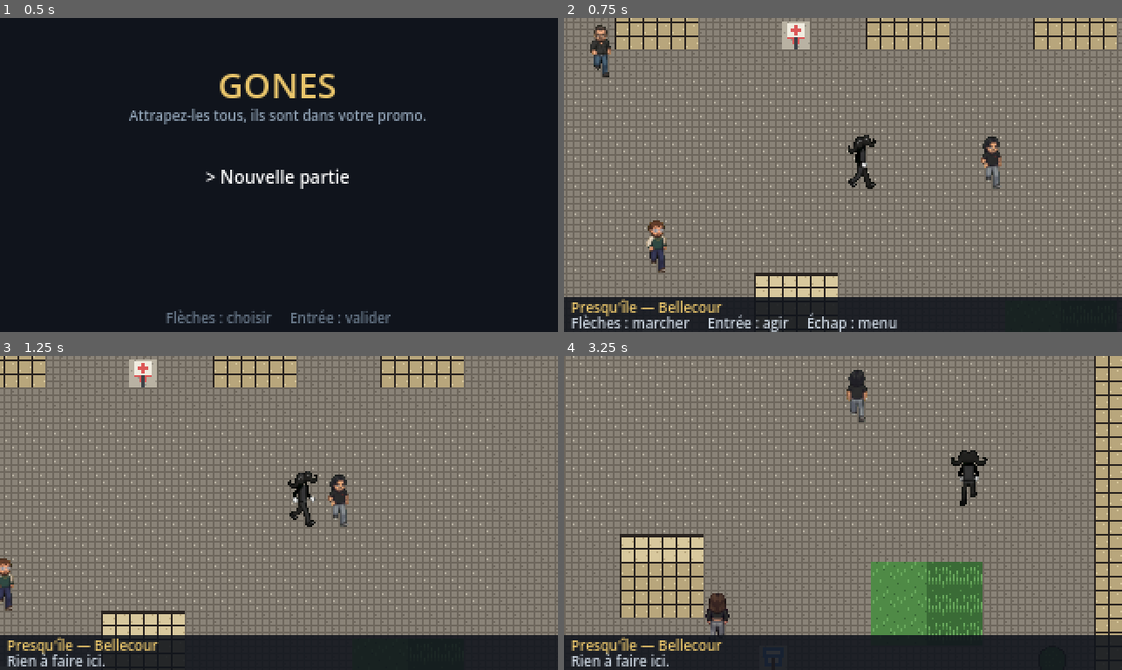
Above: before the commit, frames 1-4 (two rows, left to right).
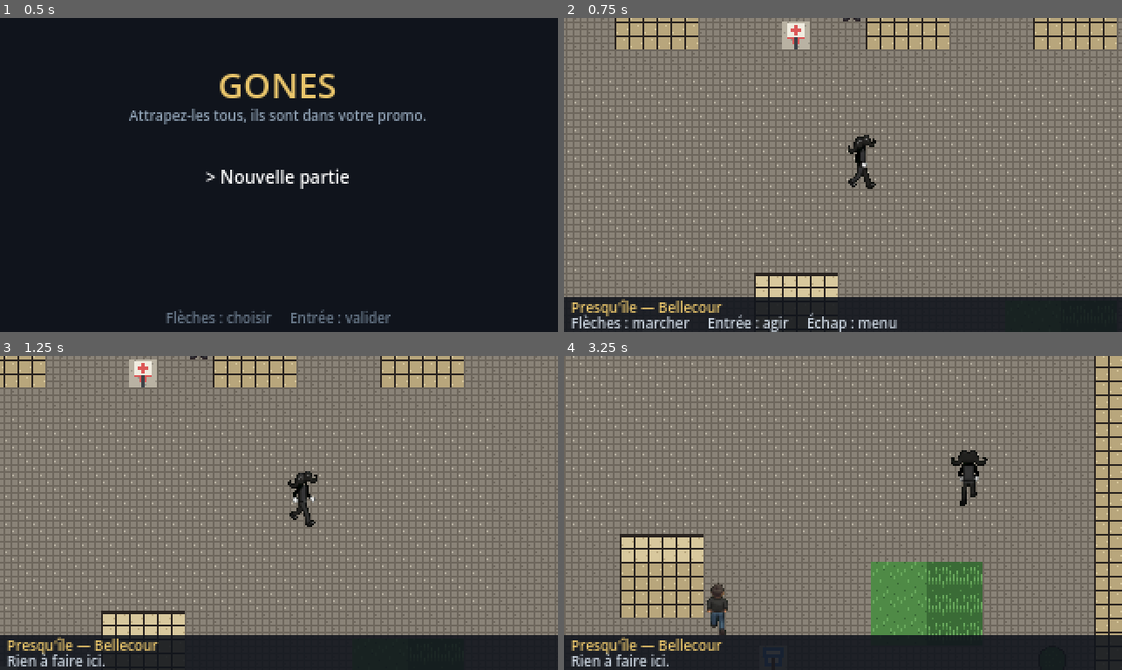
Above: after the commit, the same moments.

Repository: ThibaultGRAND/EEMIDEX
Game: Godot game, scene res://scenes/ui/main_menu.tscn
The game is run twice, just before and just after one commit, with the same random seed, the same clock (stepped at 60 frames per second) and the same inputs.
Inputs:
- Up to frame 1 (0.5 s): no input
- Up to frame 2 (0.75 s): tap Enter (ui_accept) at 0.5 s; hold Right (ui_right) from 0.53 s (still down); tap Tab at 0.6 s
- Up to frame 3 (1.25 s): keep holding Right (ui_right); tap Enter (ui_accept) at 0.77 s
- Up to frame 4 (3.25 s): release Right (ui_right) at 1.28 s; hold Down (ui_down) 1.28-2.03 s; tap Shift at 1.35, 2.85 s; tap Enter (ui_accept) at 1.52, 3.02 s; hold Right (ui_right) 2.03-2.78 s; tap Tab at 2.1 s; hold Up (ui_up) from 2.78 s (still down)

Frame 1 is identical in both runs. In frame 2, 1.2% of the frame differs, in the area x 4-79%, y 0-82%; in frame 3, 0.7%; in frame 4, 0.8%.

Commit message:
PNJ répartis sur toute la carte, ajout de PnjThibaut
- PnjThibaut (image de face seulement : ne se tourne pas, rebond d'1 px)
- PNJ répartis sur les 3 zones, départ au hasard loin du joueur
- plus de rayon par défaut : ils se baladent dans toute leur zone
  (clés optionnelles "case" et "rayon" dans zones.gd)
- CLAUDE.MD : avancement mis à jour

Co-Authored-By: Claude Opus 5.5 <noreply@anthropic.com>

Diff:
--- a/scenes/world/pnj.gd
+++ b/scenes/world/pnj.gd
@@ -13,8 +13,8 @@
 ## Planche 2 foulees x 4 directions (meme ordre que Joueur.Direction),
 ## pieds sur la derniere ligne de chaque case.
 @export var sprite: Texture2D
-## Distance maximale (en cases) a laquelle il s'eloigne de sa case de depart.
-@export var rayon: int = 3
+## Distance maximale (en cases) a sa case de depart ; negatif = toute la zone.
+@export var rayon: int = -1
 
 var cellule: Vector2i = Vector2i.ZERO
 var case_depart: Vector2i = Vector2i.ZERO
--- a/scenes/world/world.gd
+++ b/scenes/world/world.gd
@@ -13,6 +13,8 @@
 const SCENE_PNJ: PackedScene = preload("res://scenes/world/pnj.tscn")
 ## Chance qu'un PNJ se contente de tourner la tete au lieu de faire un pas.
 const CHANCE_PNJ_REGARDE := 0.3
+## Un PNJ place au hasard n'apparait pas a moins de cette distance du joueur.
+const DISTANCE_MIN_PNJ := 5
 
 ## action -> [deplacement, Joueur.Direction]. Les entiers suivent l'ordre de
 ## l'enum Direction de player.gd : BAS, HAUT, GAUCHE, DROITE.
@@ -67,8 +69,8 @@
 	GameState.case_joueur = depart
 
 	_peindre_zone()
+	_joueur.placer(depart)
 	_placer_pnj()
-	_joueur.placer(depart)
 	_joueur.borner_camera(Zones.taille_pixels(id))
 	_label_zone.text = str(zone["titre"])
 
@@ -165,14 +167,37 @@
 # =============================================================================
 func _placer_pnj() -> void:
 	for ancien in _pnjs.get_children():
+		_pnjs.remove_child(ancien)
 		ancien.queue_free()
 	for fiche: Dictionary in zone.get("pnj", []):
+		var depart: Vector2i
+		if fiche.has("case"):
+			depart = fiche["case"]
+		else:
+			depart = _case_au_hasard_pour_pnj()
+			if depart == Vector2i(-1, -1):
+				continue          # zone pleine : on n'insiste pas
 		var pnj: Pnj = SCENE_PNJ.instantiate()
 		pnj.name = str(fiche["nom"])
 		pnj.sprite = load(str(fiche["sprite"]))
+		pnj.rayon = int(fiche.get("rayon", -1))
 		_pnjs.add_child(pnj)
-		pnj.placer(fiche["case"])
+		pnj.placer(depart)
 		pnj.envie_de_bouger.connect(_sur_envie_pnj)
+
+## Une case de sol autorise, libre et pas trop pres du joueur ; (-1, -1) si aucune.
+func _case_au_hasard_pour_pnj() -> Vector2i:
+	var candidates: Array[Vector2i] = []
+	var plan: Array = zone["plan"]
+	for y in plan.size():
+		for x in str(plan[y]).length():
+			var c := Vector2i(x, y)
+			var ecart: Vector2i = (c - _joueur.cellule).abs()
+			if Zones.accepte_pnj(zone_id, c) and _case_libre(c) and ecart.x + ecart.y >= DISTANCE_MIN_PNJ:
+				candidates.append(c)
+	if candidates.is_empty():
+		return Vector2i(-1, -1)
+	return candidates.pick_random()
 
 ## Le PNJ demande a bouger : la carte choisit une case libre autour de lui.
 func _sur_envie_pnj(pnj: Pnj) -> void:
@@ -185,7 +210,8 @@
 		return
 	var cible: Vector2i = pnj.cellule + consigne[0]
 	var ecart: Vector2i = (cible - pnj.case_depart).abs()
-	if Zones.accepte_pnj(zone_id, cible) and _case_libre(cible) and maxi(ecart.x, ecart.y) <= pnj.rayon:
+	var dans_le_rayon: bool = pnj.rayon < 0 or maxi(ecart.x, ecart.y) <= pnj.rayon
+	if Zones.accepte_pnj(zone_id, cible) and _case_libre(cible) and dans_le_rayon:
 		pnj.avancer_vers(cible, vers)
 	else:
 		pnj.regarder(vers)
--- a/scenes/world/zones.gd
+++ b/scenes/world/zones.gd
@@ -77,12 +77,12 @@
 			"################################",
 		],
 		"sorties": {"2": ["vieux_lyon", 30, 7]},
-		## PNJ qui se baladent : sprite 2 foulees x 4 directions, case de depart.
+		## PNJ qui se baladent dans toute la zone. Cles optionnelles :
+		## "case" (depart fixe, sinon une case libre au hasard) et "rayon"
+		## (distance max a sa case de depart, sinon aucune limite).
 		"pnj": [
-			{"nom": "PnjSeb", "sprite": "res://assets/sprites/pnj_seb.png", "case": Vector2i(8, 5)},
-			{"nom": "PnjThomas", "sprite": "res://assets/sprites/pnj_thomas.png", "case": Vector2i(22, 9)},
-			{"nom": "PnjJulian", "sprite": "res://assets/sprites/pnj_julian.png", "case": Vector2i(10, 12)},
-			{"nom": "PnjPaloma", "sprite": "res://assets/sprites/pnj_paloma.png", "case": Vector2i(17, 16)},
+			{"nom": "PnjSeb", "sprite": "res://assets/sprites/pnj_seb.png"},
+			{"nom": "PnjThibaut", "sprite": "res://assets/sprites/pnj_thibaut.png"},
 		],
 	},
 	&"vieux_lyon": {
@@ -115,6 +115,10 @@
 			"################################",
 		],
 		"sorties": {"1": ["presquile", 1, 9], "3": ["fourviere", 1, 8]},
+		"pnj": [
+			{"nom": "PnjThomas", "sprite": "res://assets/sprites/pnj_thomas.png"},
+			{"nom": "PnjJulian", "sprite": "res://assets/sprites/pnj_julian.png"},
+		],
 	},
 	&"fourviere": {
 		"titre": "Fourvière — la colline",
@@ -146,6 +150,9 @@
 			"################################",
 		],
 		"sorties": {"2": ["vieux_lyon", 1, 9]},
+		"pnj": [
+			{"nom": "PnjPaloma", "sprite": "res://assets/sprites/pnj_paloma.png"},
+		],
 	},
 }
 
Binary file added: assets/sprites/pnj_thibaut.png
Not shown, added: assets/sprites/pnj_thibaut.png.import
Not shown, changed: CLAUDE.MD
